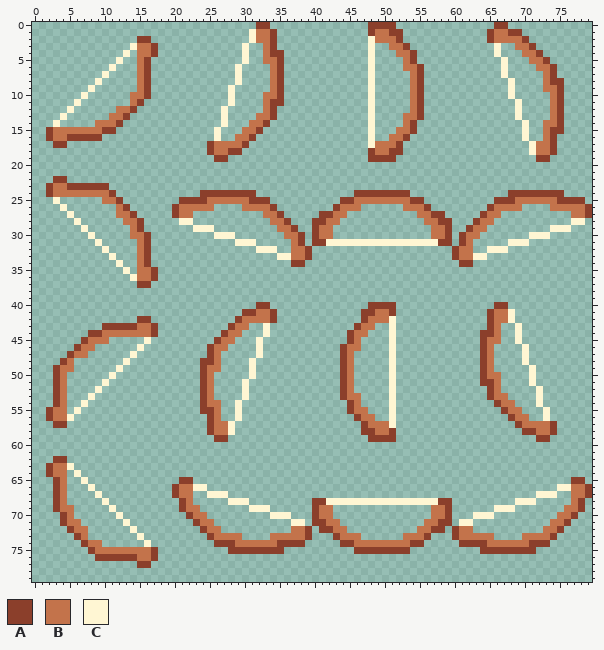
Sprite sheet -- The_Legend_of_the_Princess/graphics/rotbow_w_string.png. This is how it looked before the edit.
The file is 80x80 pixels.
Palette (. is transparent): A #8b3f2b  B #c3734b  C #fff6d3
Pixels before (only the part around the change), first column x 0:
33 ...........C...BA..................CCBBA....................ABBCC...............
34 ............C..BA....................AA......................AA.................
35 .............C.BBA..............................................................
36 ..............CBBA..............................................................
37 ...............AA...............................................................
38 ................................................................................
39 ................................................................................
40 ................................AA..............AAAA..............AA............
41 ..............................AABBA............AABBA.............ABBC...........
42 ...............AA............ABBBBA............ABBBC.............ABBC...........
43 ..........AAAAABBA..........ABB..C............ABB..C.............AB..C..........
44 ........AABBBBBBBA.........ABB...C...........ABB...C............AAB..C..........
45 .......ABBB.....C.........ABB...C............AB....C............ABB..C..........
46 ......ABB......C.........ABB....C...........ABB....C............AB....C.........
47 .....ABB......C..........AB.....C...........AB.....C............AB....C.........
48 ....AB.......C..........AAB....C............AB.....C............AB....C.........
49 ...ABB......C...........ABB....C............AB.....C............AB.....C........
50 ...AB......C............AB.....C............AB.....C............ABB....C........
51 ...AB.....C.............AB....C.............AB.....C............AAB....C........
52 ...AB....C..............AB....C.............AB.....C.............AB.....C.......
53 ...AB...C...............AB....C.............ABB....C.............ABB....C.......
54 ...AB..C................ABB..C...............AB....C..............ABB...C.......
55 ..ABB.C.................AAB..C...............ABB...C...............ABB...C......
56 ..ABBC...................AB..C................ABB..C................ABB..C......
57 ...AA....................ABBC..................ABBBC.................ABBBBA.....
58 .........................ABBC..................AABBA..................AABBA.....
59 ..........................AA....................AAAA....................AA......
60 ................................................................................
61 ................................................................................
62 ...AA...........................................................................
63 ..ABBC..........................................................................
64 ..ABB.C.........................................................................
65 ...AB..C.............AA......................................................AA.
66 ...AB...C...........ABBCC..................................................CCBBA
67 ...AB....C..........ABB..CCC............................................CCC..BBA
68 ...AB.....C..........AB.....CCC.........AACCCCCCCCCCCCCCCCAA.........CCC.....BA.
69 ...ABB.....C.........ABB.......CCC......ABB..............BBA......CCC.......BBA.
70 ....AB......C.........ABB.........CCC...ABB..............BBA...CCC.........BBA..
71 ....ABB......C.........ABB...........CC.AABB............BBAA.CC...........BBA...
72 .....ABB......C.........ABB..........BBA.AABB..........BBAA.ABB..........BBA....
73 ......AB.......C.........ABBBB....BBBBBA...ABBB......BBBA...ABBBBB....BBBBA.....
74 .......ABB......C.........AAABBBBBBAAAA.....AABBBBBBBBAA.....AAAABBBBBBAAA......
75 ........ABBBBBBBBA..........AAAAAAAA..........AAAAAAAA..........AAAAAAAA........
76 .........AAAAAABBA..............................................................
77 ...............AA...............................................................
78 ................................................................................
79 ................................................................................
After:
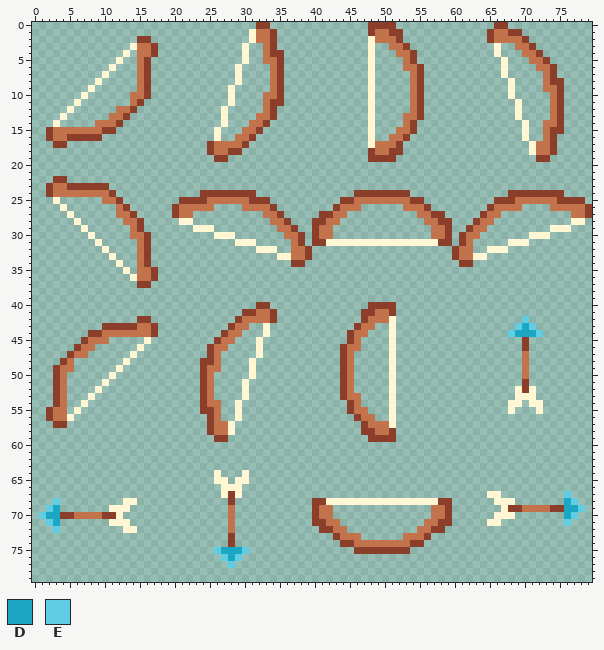
Colours new in this view: D #1ba7c4  E #5fcde4
What changed:
Changed rows in their new state; - is an unchanged pixel.
first column x 1:
40 -----------------------------------------------------------------..------------
41 ----------------------------------------------------------------....-----------
42 ----------------------------------------------------------------....-E---------
43 ----------------------------------------------------------------..--EDE--------
44 ---------------------------------------------------------------...-EDDDE-------
45 ---------------------------------------------------------------...--.A---------
46 ---------------------------------------------------------------..----A---------
47 ---------------------------------------------------------------..----B---------
48 ---------------------------------------------------------------..----B---------
49 ---------------------------------------------------------------..----B.--------
50 ---------------------------------------------------------------...---B.--------
51 ---------------------------------------------------------------...---A.--------
52 ----------------------------------------------------------------..--CAC.-------
53 ----------------------------------------------------------------...-CCC.-------
54 -----------------------------------------------------------------..CC-C--------
55 ------------------------------------------------------------------.C.--C.------
56 -------------------------------------------------------------------...--.------
57 --------------------------------------------------------------------......-----
58 ---------------------------------------------------------------------.....-----
59 -----------------------------------------------------------------------..------
62 --..---------------------------------------------------------------------------
63 -....--------------------------------------------------------------------------
64 -...-.-------------------C---C-------------------------------------------------
65 --..--.-------------..---CC-CC----------------------------------------------..-
66 --..---.-----------.....--CCC---------------------------------------------.....
67 --..----.----------...--..-AC-----------------------------------CC-----...-E...
68 --E.-----.--CC------..-----A..-----------------------------------CCC...----DE.-
69 -ED..------CC-------...----B--...--------------------------------.-AABBBBAADDE-
70 EDD-ABBBBAA----------...---B-----...--------------------------...CCC------.DE--
71 -ED...----CC----------...--B--------..----------------------..--CC-------..E---
72 --E-...-----C----------...-B--------...--------------------...----------...----
73 -----..-------.---------...A.----......--------------------......----.....-----
74 ------...------.---------..-..........----------------------.............------
75 -------..........--------EDDDE.....----------------------------........--------
76 --------.........---------EDE--------------------------------------------------
77 --------------..-----------E---------------------------------------------------
